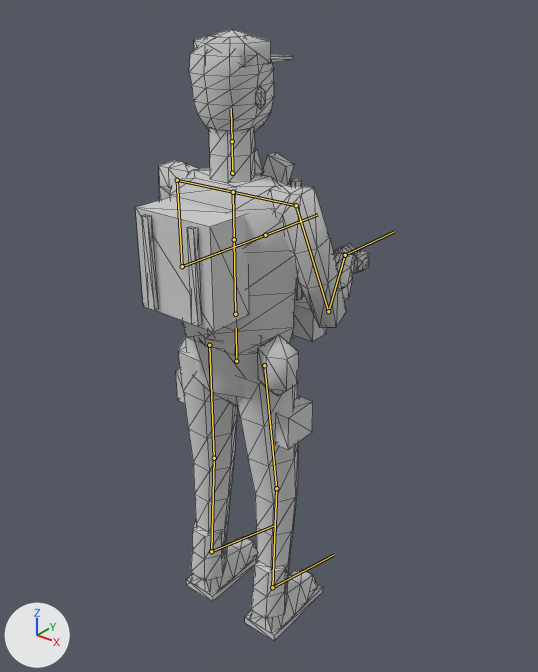
One commit to the glTF model ambush_loop/art/v2/models/enemy_flank_lod2.glb: the scene before it, then after it.
Camera for both pictures: a camera (50 mm lens) standing at (1.273, -1.442, 1.942) and looking at (-0.023, 0.179, 0.937). Every picture has the same lights, and +X, +Y and +Z are marked at lower left. The picture after the commit comes second. The bones that change, and the others that lie on the model, are drawn over the model as lines. Mesh edges are drawn as thin lines.

In view in the first picture: 'enemy_flank_body_lod2'.
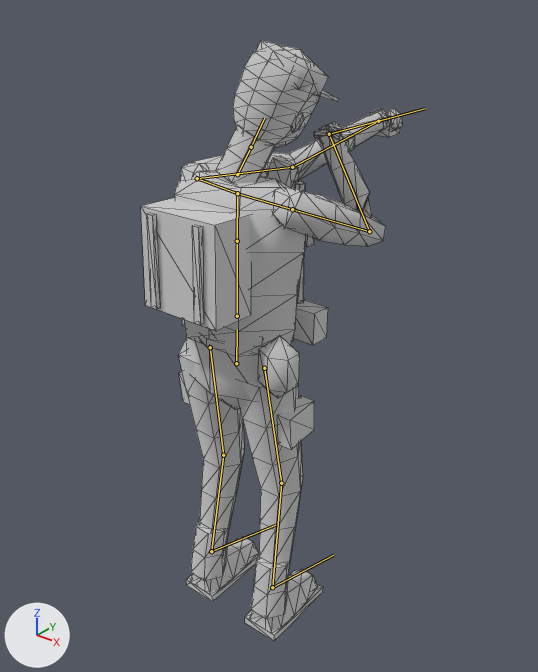
The newer file adds an action. The first version stands in its rest pose; the second is drawn at frame 32 of the action 'aim_rifle'.

Pixel boxes [x1, y1, x2, y2] of what changed, in the pictures (538 x 672 px):
'enemy_flank_body_lod2', posed (11% wider): before [135, 29, 369, 642]; after [141, 41, 402, 642]
bone 'pelvis', root to tip: before (236, 361) to (236, 328); after (236, 363) to (237, 330)
bone 'neck', root to tip: before (232, 173) to (232, 141); after (237, 174) to (251, 147)
bone 'clavicle.L', root to tip: before (233, 192) to (177, 180); after (237, 193) to (197, 178)
bone 'upper_arm.L', root to tip: before (177, 180) to (182, 266); after (197, 178) to (292, 167)
bone 'forearm.L', root to tip: before (182, 266) to (265, 235); after (292, 167) to (378, 121)
bone 'hand.L', root to tip: before (265, 235) to (318, 214); after (378, 121) to (425, 108)
bone 'clavicle.R', root to tip: before (233, 192) to (296, 205); after (237, 193) to (292, 209)
bone 'upper_arm.R', root to tip: before (296, 205) to (328, 311); after (292, 209) to (369, 231)
bone 'forearm.R', root to tip: before (328, 311) to (345, 255); after (369, 231) to (329, 134)
bone 'hand.R', root to tip: before (345, 255) to (394, 231); after (329, 134) to (383, 119)
bone 'thigh.L', root to tip: before (209, 345) to (214, 458); after (210, 347) to (223, 455)
bone 'shin.L', root to tip: before (214, 458) to (211, 551); after (223, 455) to (211, 551)
bone 'thigh.R', root to tip: before (264, 365) to (276, 488); after (264, 368) to (281, 483)
bone 'shin.R', root to tip: before (276, 488) to (272, 587); after (281, 483) to (272, 587)

Patch to the scene script:
```diff
--- a/ambush_loop/art/v2/models/enemy_flank_lod2.glb.py
+++ b/ambush_loop/art/v2/models/enemy_flank_lod2.glb.py
@@ bone_pelvis @@
 bone_pelvis = bpy.data.objects['Rig.004'].pose.bones['pelvis']  # child of 'root'
-bone_pelvis.location = (0.0, 0.0, 0.0)
-bone_pelvis.rotation_quaternion = (1.0, 0.0, 0.0, 0.0)  # degrees (0, 0, 0)
+bone_pelvis.location = (0.0, -0.008, 0.0)
+bone_pelvis.rotation_quaternion = (1.0, -0.017, 0.0, 0.0)  # degrees (-2, 0, 0)
@@ bone_neck @@
 bone_neck = bpy.data.objects['Rig.004'].pose.bones['neck']  # child of 'chest'
-bone_neck.rotation_quaternion = (1.0, 0.0, 0.0, 0.0)  # degrees (0, 0, 0)
+bone_neck.rotation_quaternion = (0.976, -0.122, 0.003, -0.179)  # degrees (-14, -2, -20)
@@ bone_clavicle_l @@
 bone_clavicle_l = bpy.data.objects['Rig.004'].pose.bones['clavicle.L']  # child of 'chest'
-bone_clavicle_l.rotation_quaternion = (1.0, 0.0, 0.0, 0.0)  # degrees (0, 0, 0)
+bone_clavicle_l.rotation_quaternion = (0.991, 0.002, -0.017, -0.131)  # degrees (1, -2, -15)
@@ bone_upper_arm_l @@
 bone_upper_arm_l = bpy.data.objects['Rig.004'].pose.bones['upper_arm.L']  # child of 'clavicle.L'
-bone_upper_arm_l.rotation_quaternion = (1.0, 0.0, 0.0, 0.0)  # degrees (0, 0, 0)
+bone_upper_arm_l.rotation_quaternion = (0.757, 0.561, -0.084, -0.324)  # degrees (68, 14, -37)
@@ bone_forearm_l @@
 bone_forearm_l = bpy.data.objects['Rig.004'].pose.bones['forearm.L']  # child of 'upper_arm.L'
-bone_forearm_l.rotation_quaternion = (1.0, 0.0, 0.0, 0.0)  # degrees (0, 0, 0)
+bone_forearm_l.rotation_quaternion = (0.831, -0.553, -0.005, 0.062)  # degrees (-67, 3, 6)
@@ bone_hand_l @@
 bone_hand_l = bpy.data.objects['Rig.004'].pose.bones['hand.L']  # child of 'forearm.L'
-bone_hand_l.rotation_quaternion = (1.0, 0.0, 0.0, 0.0)  # degrees (0, 0, 0)
+bone_hand_l.rotation_quaternion = (0.985, -0.124, 0.03, 0.119)  # degrees (-14, 5, 13)
@@ bone_clavicle_r @@
 bone_clavicle_r = bpy.data.objects['Rig.004'].pose.bones['clavicle.R']  # child of 'chest'
-bone_clavicle_r.rotation_quaternion = (1.0, 0.0, 0.0, 0.0)  # degrees (0, 0, 0)
+bone_clavicle_r.rotation_quaternion = (0.997, -0.001, 0.017, -0.07)  # degrees (0, 2, -8)
@@ bone_upper_arm_r @@
 bone_upper_arm_r = bpy.data.objects['Rig.004'].pose.bones['upper_arm.R']  # child of 'clavicle.R'
-bone_upper_arm_r.rotation_quaternion = (1.0, 0.0, 0.0, 0.0)  # degrees (0, 0, 0)
+bone_upper_arm_r.rotation_quaternion = (0.884, 0.457, -0.052, 0.085)  # degrees (54, -10, 6)
@@ bone_forearm_r @@
 bone_forearm_r = bpy.data.objects['Rig.004'].pose.bones['forearm.R']  # child of 'upper_arm.R'
-bone_forearm_r.rotation_quaternion = (1.0, 0.0, 0.0, 0.0)  # degrees (0, 0, 0)
+bone_forearm_r.rotation_quaternion = (0.963, 0.144, 0.227, 0.028)  # degrees (19, 25, 8)
@@ bone_hand_r @@
 bone_hand_r = bpy.data.objects['Rig.004'].pose.bones['hand.R']  # child of 'forearm.R'
-bone_hand_r.rotation_quaternion = (1.0, 0.0, 0.0, 0.0)  # degrees (0, 0, 0)
+bone_hand_r.rotation_quaternion = (0.85, -0.43, -0.139, -0.269)  # degrees (-48, -28, -22)
@@ bone_thigh_l @@
 bone_thigh_l = bpy.data.objects['Rig.004'].pose.bones['thigh.L']  # child of 'pelvis'
-bone_thigh_l.rotation_quaternion = (1.0, 0.0, 0.0, 0.0)  # degrees (0, 0, 0)
+bone_thigh_l.rotation_quaternion = (0.998, 0.061, -0.001, -0.014)  # degrees (7, 0, -2)
@@ bone_shin_l @@
 bone_shin_l = bpy.data.objects['Rig.004'].pose.bones['shin.L']  # child of 'thigh.L'
-bone_shin_l.rotation_quaternion = (1.0, 0.0, 0.0, 0.0)  # degrees (0, 0, 0)
+bone_shin_l.rotation_quaternion = (0.995, -0.093, -0.003, 0.023)  # degrees (-11, 0, 3)
@@ bone_foot_l @@
 bone_foot_l = bpy.data.objects['Rig.004'].pose.bones['foot.L']  # child of 'shin.L'
-bone_foot_l.rotation_quaternion = (1.0, 0.0, 0.0, 0.0)  # degrees (0, 0, 0)
+bone_foot_l.rotation_quaternion = (0.999, 0.05, -0.011, -0.004)  # degrees (6, -1, 0)
@@ bone_thigh_r @@
 bone_thigh_r = bpy.data.objects['Rig.004'].pose.bones['thigh.R']  # child of 'pelvis'
-bone_thigh_r.rotation_quaternion = (1.0, 0.0, 0.0, 0.0)  # degrees (0, 0, 0)
+bone_thigh_r.rotation_quaternion = (0.998, 0.061, 0.001, 0.014)  # degrees (7, 0, 2)
@@ bone_shin_r @@
 bone_shin_r = bpy.data.objects['Rig.004'].pose.bones['shin.R']  # child of 'thigh.R'
-bone_shin_r.rotation_quaternion = (1.0, 0.0, 0.0, 0.0)  # degrees (0, 0, 0)
+bone_shin_r.rotation_quaternion = (0.995, -0.093, 0.003, -0.023)  # degrees (-11, 0, -3)
@@ bone_foot_r @@
 bone_foot_r = bpy.data.objects['Rig.004'].pose.bones['foot.R']  # child of 'shin.R'
-bone_foot_r.rotation_quaternion = (1.0, 0.0, 0.0, 0.0)  # degrees (0, 0, 0)
+bone_foot_r.rotation_quaternion = (0.999, 0.05, 0.011, 0.004)  # degrees (6, 1, 0)
```
